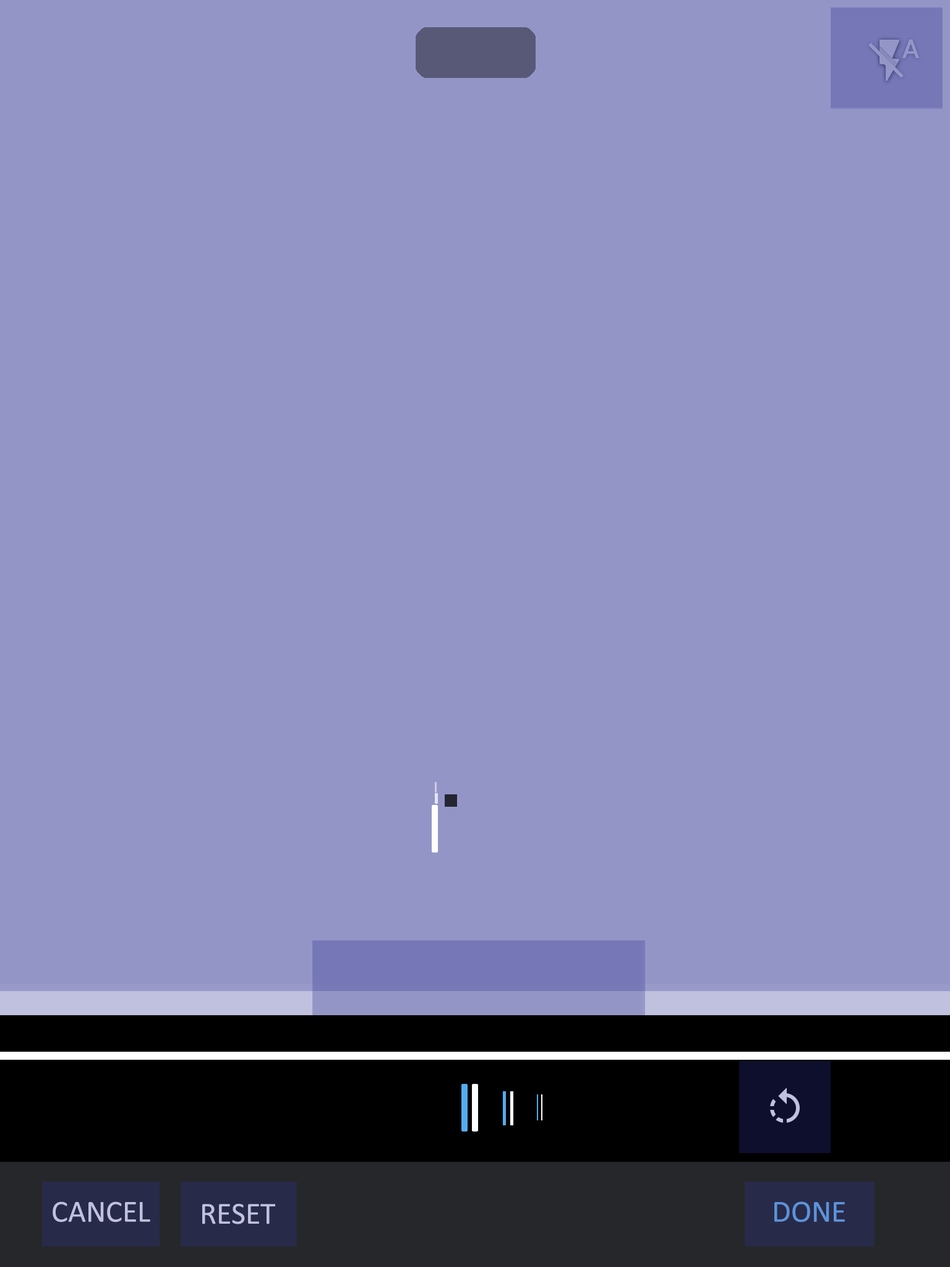
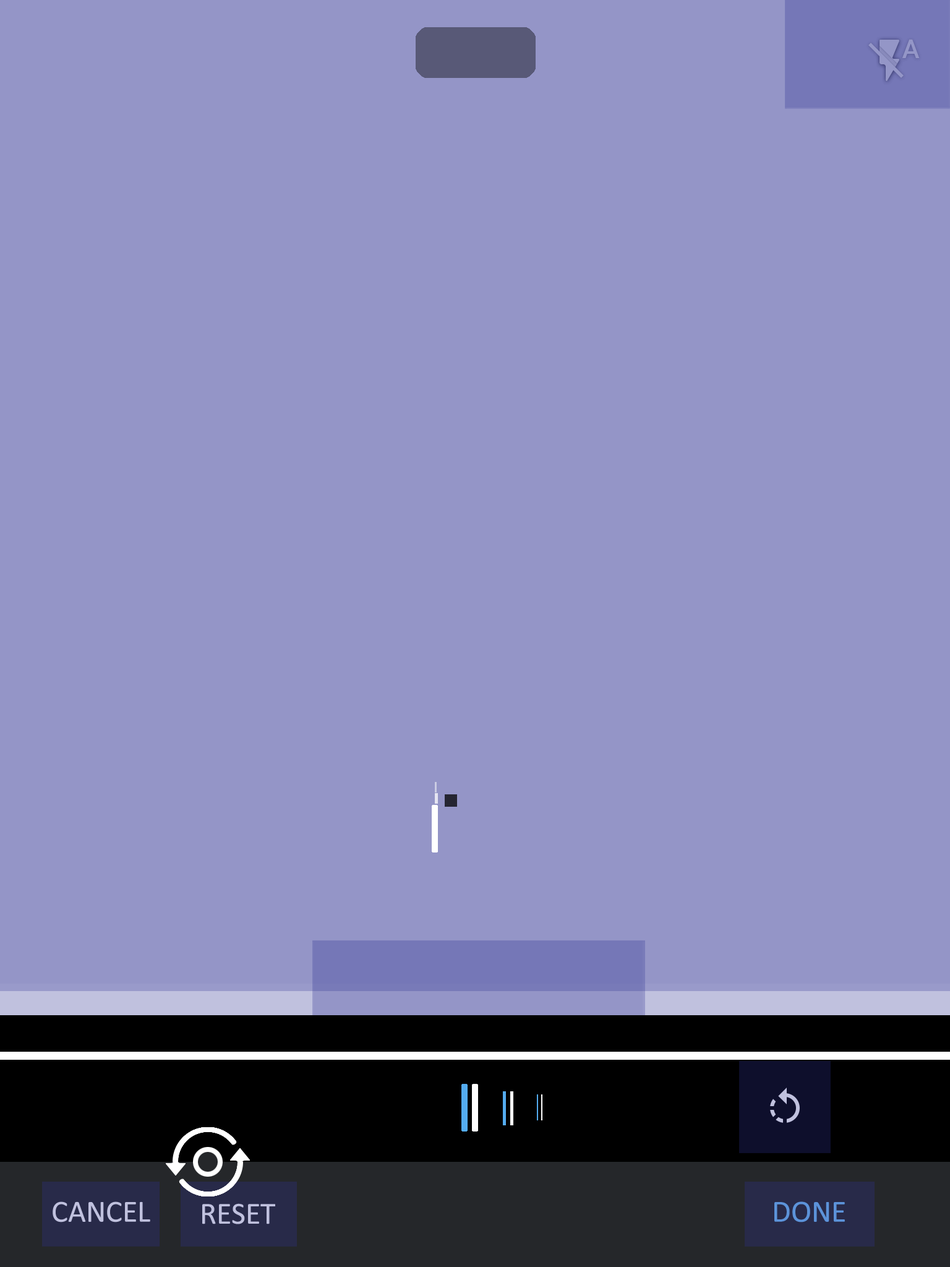
Two versions of the same layered image (950x1267). Layer-by-layer changes:
moved "switch-cam" above "video-timer" over [165,1126,250,1197]
painted on "roll" over [165,1126,250,1197]
moved "@raster" (1st of 13, in "@R3.SCENE" › "@content" › "user-panel" › "switch-cam" › "input" › "@r3.input") above "@area" over [192,1146,223,1177]
removed layer "regular" from group "@raster" over [192,1146,223,1177]
removed layer "selfie" from group "@raster" over [192,1146,223,1177]
added layer "center" in group "@raster" over [197,1151,218,1172]
added layer "ring" in group "@raster" over [192,1146,223,1177]
hid "touch1" (1st of 15, in "@R3.SCENE" › "@content" › "user-panel" › "switch-cam" › "input" › "@r3.input" › "@area") over [165,1126,250,1197]
painted on "touch1" (12th of 15, in "@R3.SCENE" › "@content" › "user-panel" › "flash-button" › "btnFlash" › "@r3.input" › "@area") over [784,0,950,109]
